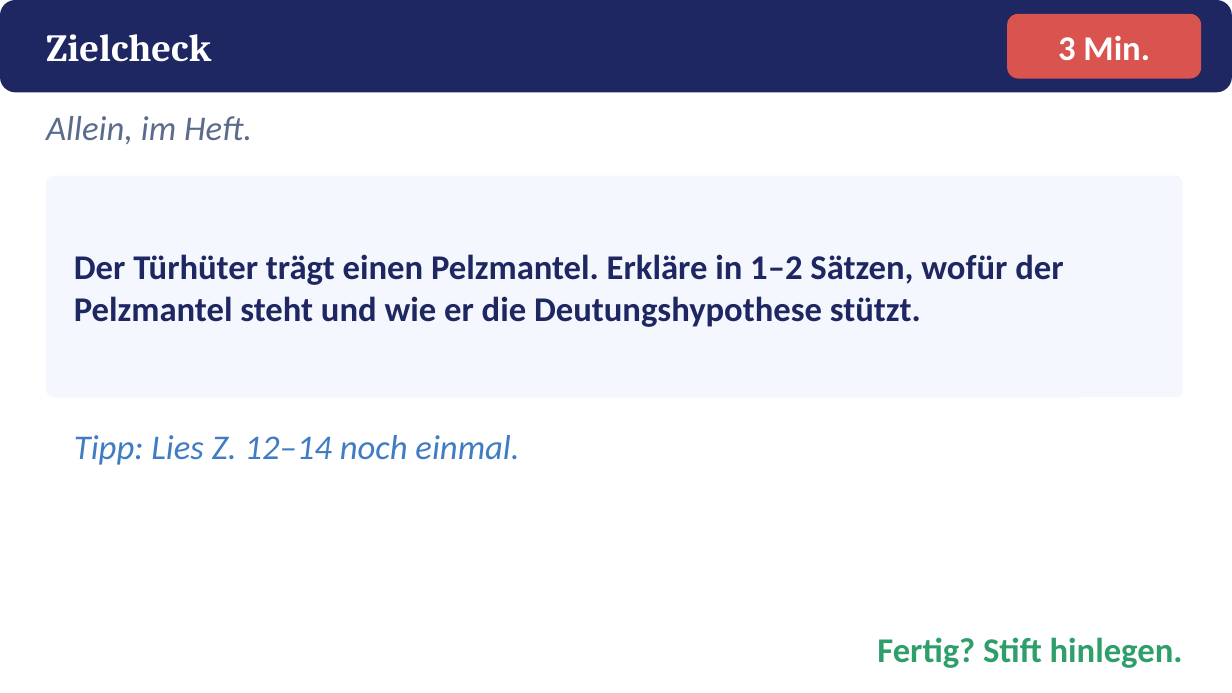
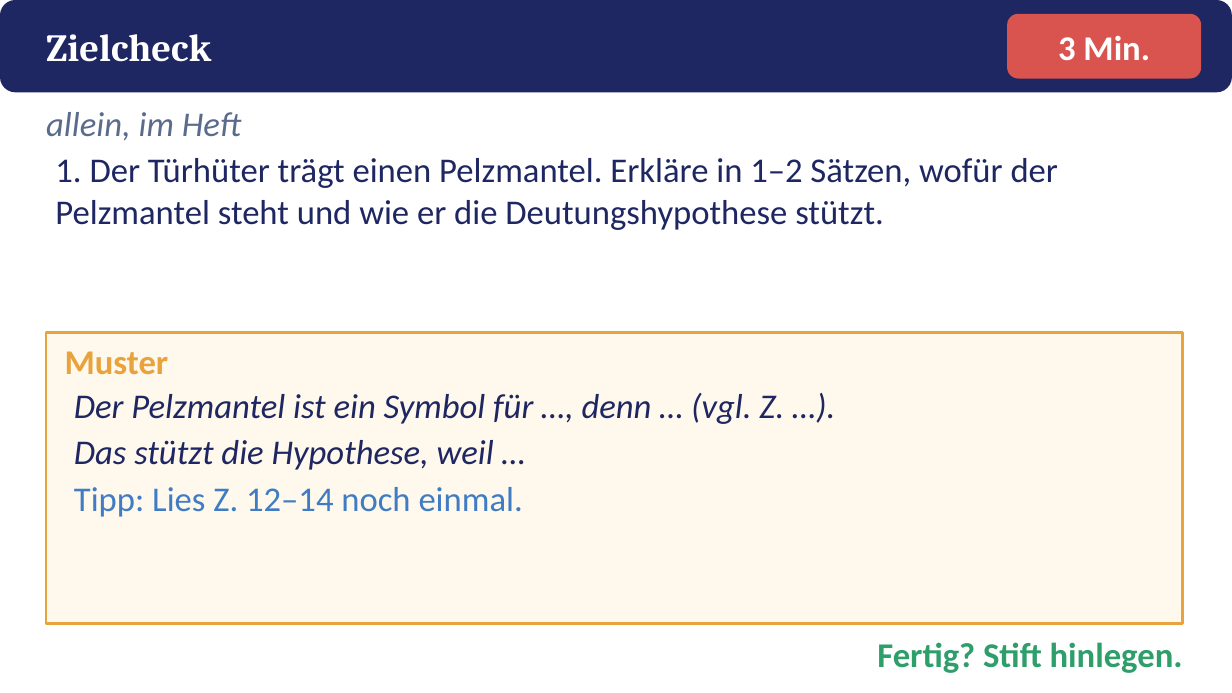
Before and after one commit to golzkonstantin-gif/Schule, a slide deck: slide 24 of Deutsch_11/Kafka_Vor_dem_Gesetz/Macht_Ohnmacht/Praesentation_Macht_Ohnmacht.pptx. Drawn at 1232x693 pixels with LibreOffice and Linux fonts; fonts in the diff are those of the drawing. Boxes give left, top, right and bottom in pixels: in the first picture for what was removed or moved away, otherwise in the second. Text is boxed around its words. In the diff, an @@ line names an element or a change of style, - is before the commit and + after.

```diff
--- a/Deutsch_11/Kafka_Vor_dem_Gesetz/Macht_Ohnmacht/Praesentation_Macht_Ohnmacht.pptx
+++ b/Deutsch_11/Kafka_Vor_dem_Gesetz/Macht_Ohnmacht/Praesentation_Macht_Ohnmacht.pptx
@@ text at bbox=[46, 112, 241, 140]: text changed @@
-Allein, im Heft.
+allein, im Heft
@@ text "1. Der Türhüter trägt einen ..." at bbox=[55, 158, 1058, 230]: vertical alignment middle to top @@
@@ rounded rectangle removed at bbox=[46, 176, 1183, 397] @@
@@ text at bbox=[55, 158, 1058, 230]: text changed; bold off @@
-Der Türhüter trägt einen Pelzmantel. Erkläre in 1–2 Sätzen, wofür der Pelzmantel steht und wie er die Deutungshypothese stützt.
+1. Der Türhüter trägt einen Pelzmantel. Erkläre in 1–2 Sätzen, wofür der Pelzmantel steht und wie er die Deutungshypothese stützt.
@@ rectangle added at bbox=[46, 333, 1183, 624], fill #FFF8EC, outline #E8A33D 2 pt @@
@@ text added at bbox=[65, 351, 169, 374], 27 pt, text #E8A33D, bold @@
+Muster
@@ text "Der Pelzmantel ist ein Symbol ...": place and size @@
-text "Der Pelzmantel ist ein Symbol ..." at bbox=[74, 435, 519, 465]
+text "Der Pelzmantel ist ein Symbol ..." at bbox=[74, 393, 784, 517]
@@ text at bbox=[74, 393, 784, 470]: paragraphs added @@
+Der Pelzmantel ist ein Symbol für …, denn … (vgl. Z. …).
+Das stützt die Hypothese, weil …
@@ text at bbox=[74, 487, 523, 517]: italic off in "Tipp: Lies Z. 12–14 noch einmal."; more space between paragraphs @@
@@ text "Fertig? Stift hinlegen.": place and size @@
-text "Fertig? Stift hinlegen." at bbox=[877, 637, 1183, 668]
+text "Fertig? Stift hinlegen." at bbox=[877, 642, 1183, 673]
```
Also in this commit, not shown: 4 other slides changed, 1 slide added, 1 slide removed, 6 other files.
